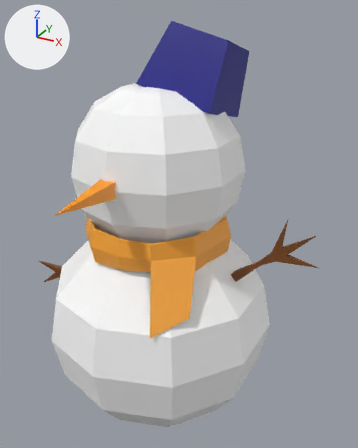
The glTF model Test/Resources/Model/Snowman/Snowman.gltf, before and after one commit.
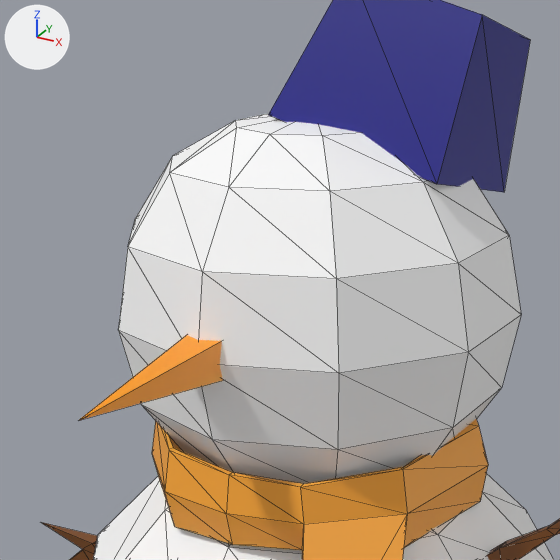
There are two pictures of each version: one whole from a camera (50 mm lens) standing at (2.89, -4.64, 2.52) and looking at (0.28, 0.11, 0.15), one close up on the part from 6% to 73% of the width and 8% to 62% of the height. Lighting does not change. The marker at upper left points along +X, +Y and +Z. The first two pictures are the older version. The close-ups show mesh edges as thin lines. Vertices at exactly the same position are counted once.

In view in the first close-up: '雪だるま'.
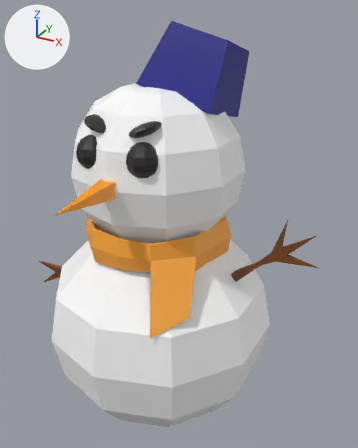
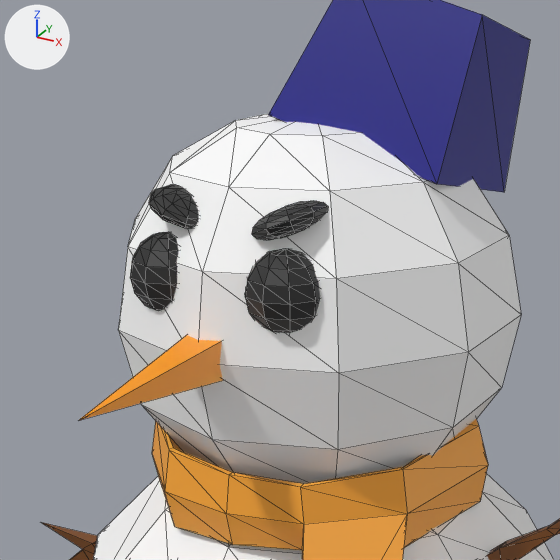
The newer file is also turned or shifted as a whole; pictures and numbers use the older file's frame.

Location of each change, [x1, y1, x2, y2] in pixels of the close-ups (560 x 560 px):
part 1 of me_立方体_004, added: after [130, 232, 179, 311]
part 2 of me_立方体_004, added: after [245, 249, 320, 333]
part 3 of me_立方体_004, added: after [252, 201, 328, 240]
part 4 of me_立方体_004, added: after [149, 185, 199, 229]

Diff of the bpy script that builds the scene:
```diff
--- a/Test/Resources/Model/Snowman/Snowman.gltf.py
+++ b/Test/Resources/Model/Snowman/Snowman.gltf.py
@@ me_立方体_004 @@
 # used by ob_雪だるま; location = (0.0, 0.0, 0.0)
-me_立方体_004.from_pydata(...)  # 250 vertices, 480 faces; spans x -2.07..1.99, y -1.7..1.45, z -2.33..2.38
+me_立方体_004.from_pydata(...)  # 538 vertices, 1040 faces; spans x -2.07..1.99, y -1.7..1.45, z -2.33..2.38
+# me_立方体_004 part 1: a new loose piece, a UV sphere (10 segments, 8 rings, poles along z) spanning x -0.43..-0.08, y -0.9..-0.53, z 0.96..1.33, in mat_マテリアル (picture img_snowman)
+# me_立方体_004 part 2: a new loose piece, a UV sphere (10 segments, 8 rings, poles along z) spanning x 0.17..0.52, y -0.9..-0.53, z 0.96..1.33, in mat_マテリアル (picture img_snowman)
+# me_立方体_004 part 3: a new loose piece of 72 vertices spanning x 0.16..0.47, y -0.81..-0.44, z 1.35..1.51, in mat_マテリアル (picture img_snowman)
+# me_立方体_004 part 4: a new loose piece of 72 vertices spanning x -0.37..-0.06, y -0.81..-0.44, z 1.35..1.51, in mat_マテリアル (picture img_snowman)
 me_立方体_004.materials.append(mat_マテリアル)
```
